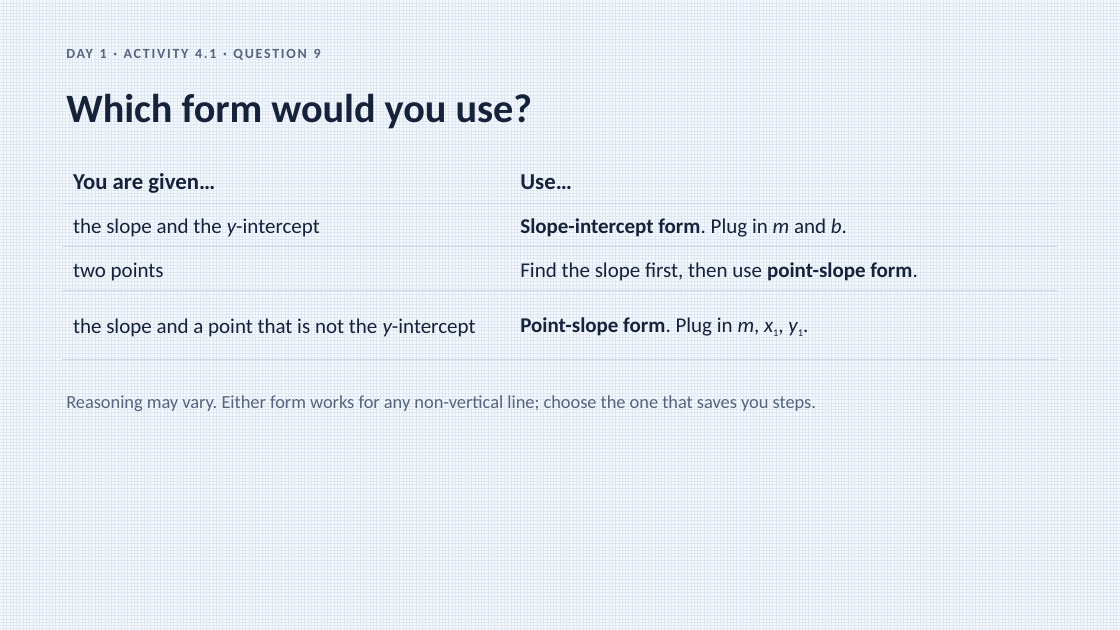
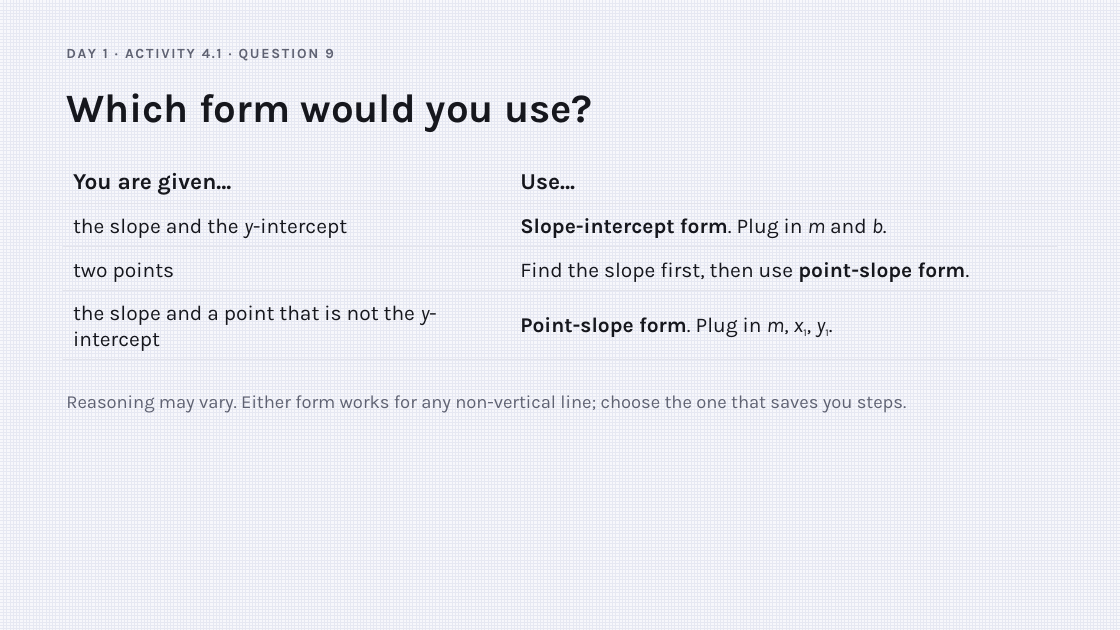
Before and after one commit to Apolloat2022/Algebra1M2U1L4, a slide deck: slide 17 of point-slope-form-lesson4.pptx. Drawn at 1120x630 pixels with LibreOffice and Linux fonts; fonts in the diff are those of the drawing. Boxes give left, top, right and bottom in pixels: in the first picture for what was removed or moved away, otherwise in the second. Text is boxed around its words. In the diff, an @@ line names an element or a change of style, - is before the commit and + after.

```diff
--- a/point-slope-form-lesson4.pptx
+++ b/point-slope-form-lesson4.pptx
@@ background pattern #DFE7F1 on #F5F8FC to pattern #E6E8F2 on #F7F7FB @@
@@ text "DAY 1 · ACTIVITY 4.1 ..." at <box>103,49,334,58</box>: font Calibri to Karla, text colour #56647D to #5F6272 @@
@@ line (63, 203) - (1057, 203): stroke #CDD8E6 0.75 pt to #E3E4EC 0.75 pt @@
@@ line (63, 247) - (1057, 247): stroke #CDD8E6 0.75 pt to #E3E4EC 0.75 pt @@
@@ line (63, 291) - (1057, 291): stroke #CDD8E6 0.75 pt to #E3E4EC 0.75 pt @@
@@ font Calibri to Karla, text colour #16223A to #16171D in 9 elements at <box>66,93,593,132</box>, <box>73,173,232,195</box>, <box>520,174,575,190</box>, <box>73,218,347,238</box>, <box>520,218,887,238</box>, <box>73,262,175,282</box>, <box>520,262,970,282</box>, <box>73,305,436,351</box>, <box>520,317,789,337</box> @@
@@ text "Reasoning may vary. Either form ..." at <box>66,395,907,413</box>: font Calibri to Karla, text colour #56647D to #5F6272 @@
@@ line (63, 360) - (1057, 360): stroke #CDD8E6 0.75 pt to #E3E4EC 0.75 pt @@
```
Also in this commit, not shown: 30 other slides changed, 2 other files.
